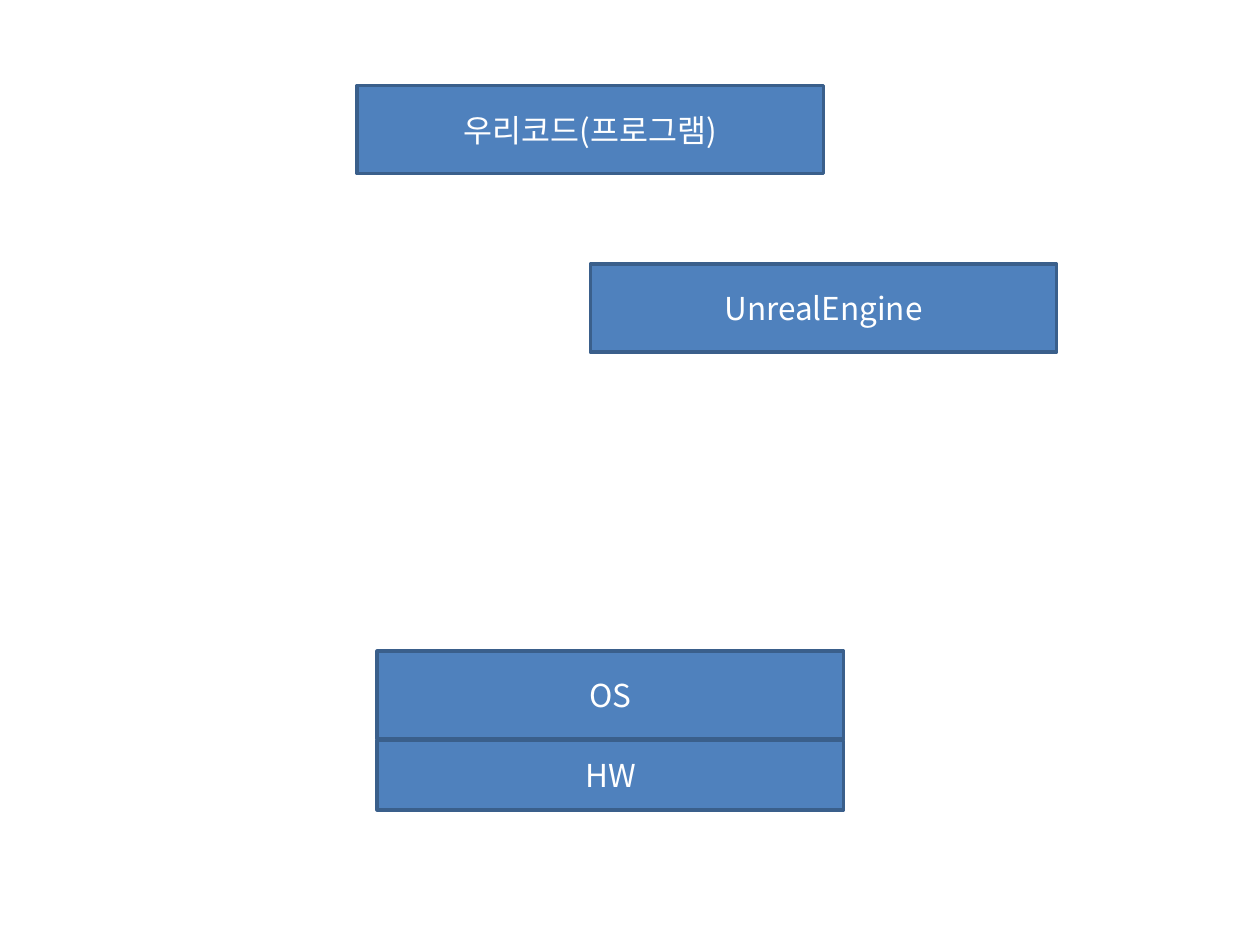
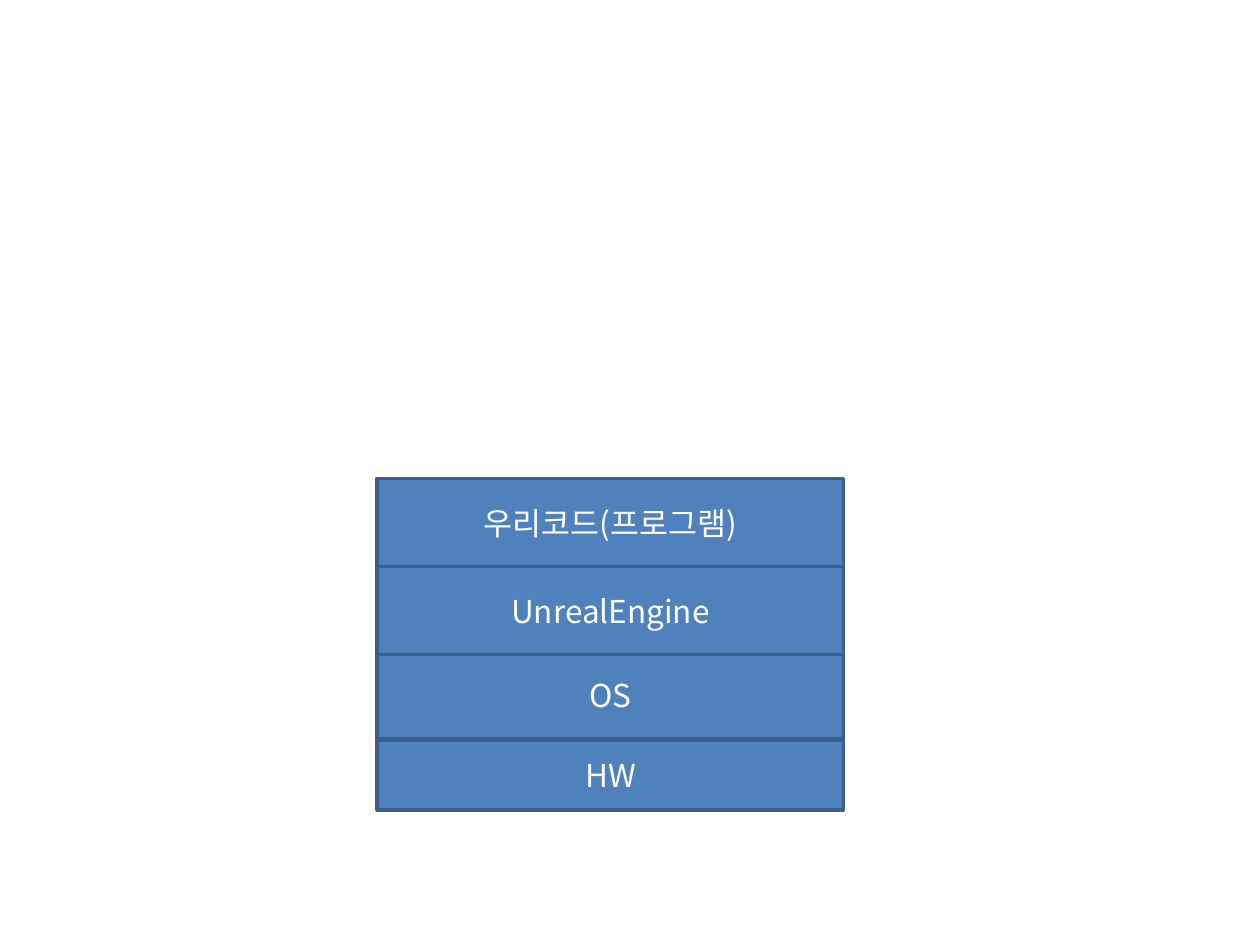
Before and after one commit to junios-ygl/20211012, a slide deck: slide 4 of 클래스.pptx (slide 2 before the commit). Drawn at 1260x945 pixels with LibreOffice and Linux fonts; fonts in the diff are those of the drawing. Boxes give left, top, right and bottom in pixels: in the first picture for what was removed or moved away, otherwise in the second. Text is boxed around its words. In the diff, an @@ line names an element or a change of style, - is before the commit and + after.

```diff
--- a/클래스.pptx
+++ b/클래스.pptx
@@ rectangle "우리코드(프로그램)": place and size @@
-rectangle "우리코드(프로그램)" at [357, 86, 823, 174]
+rectangle "우리코드(프로그램)" at [377, 479, 843, 567]
@@ rectangle "UnrealEngine": place and size @@
-rectangle "UnrealEngine" at [591, 265, 1057, 353]
+rectangle "UnrealEngine" at [377, 567, 843, 655]
```
Also in this commit, not shown: 3 slides added, 1 other file.
